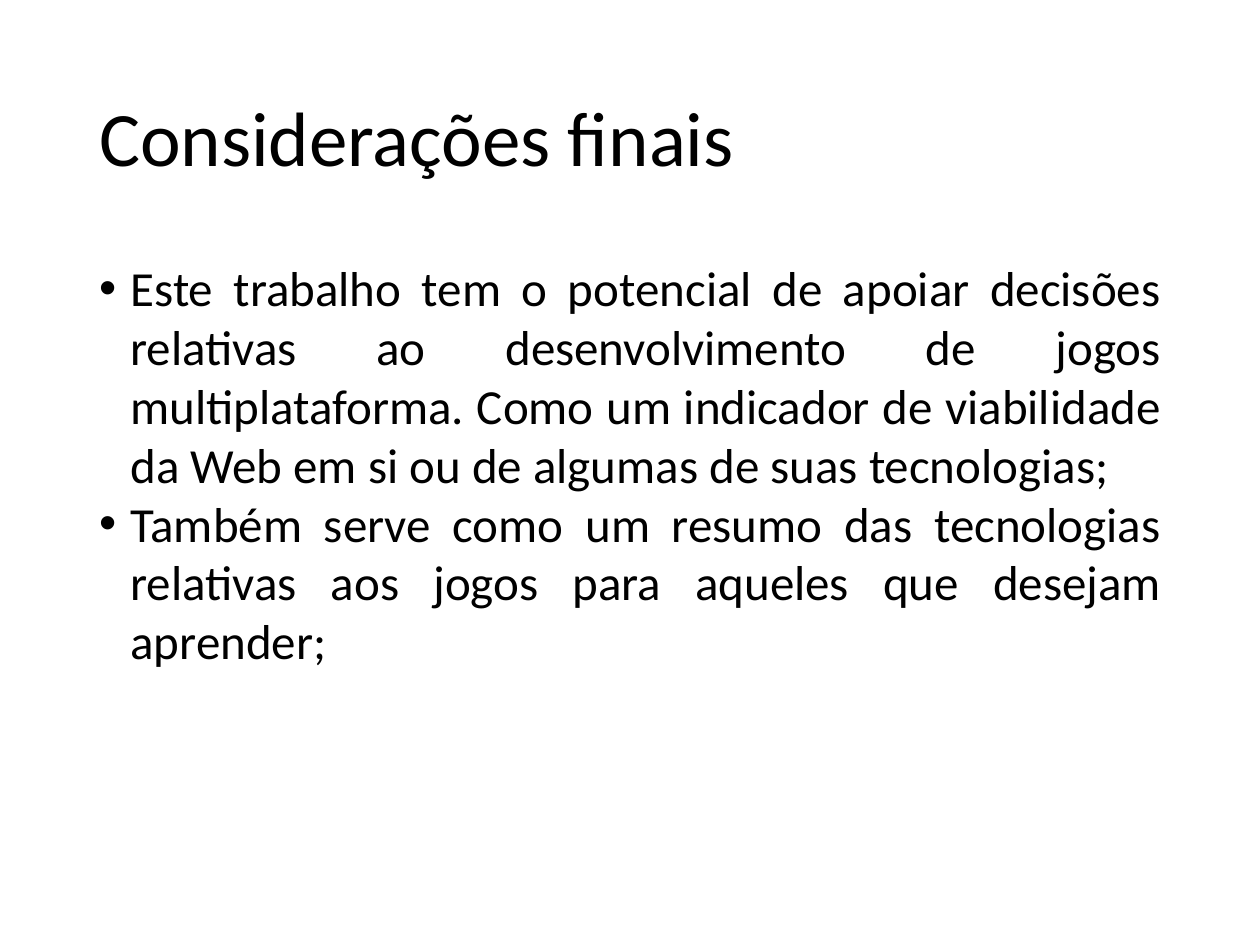
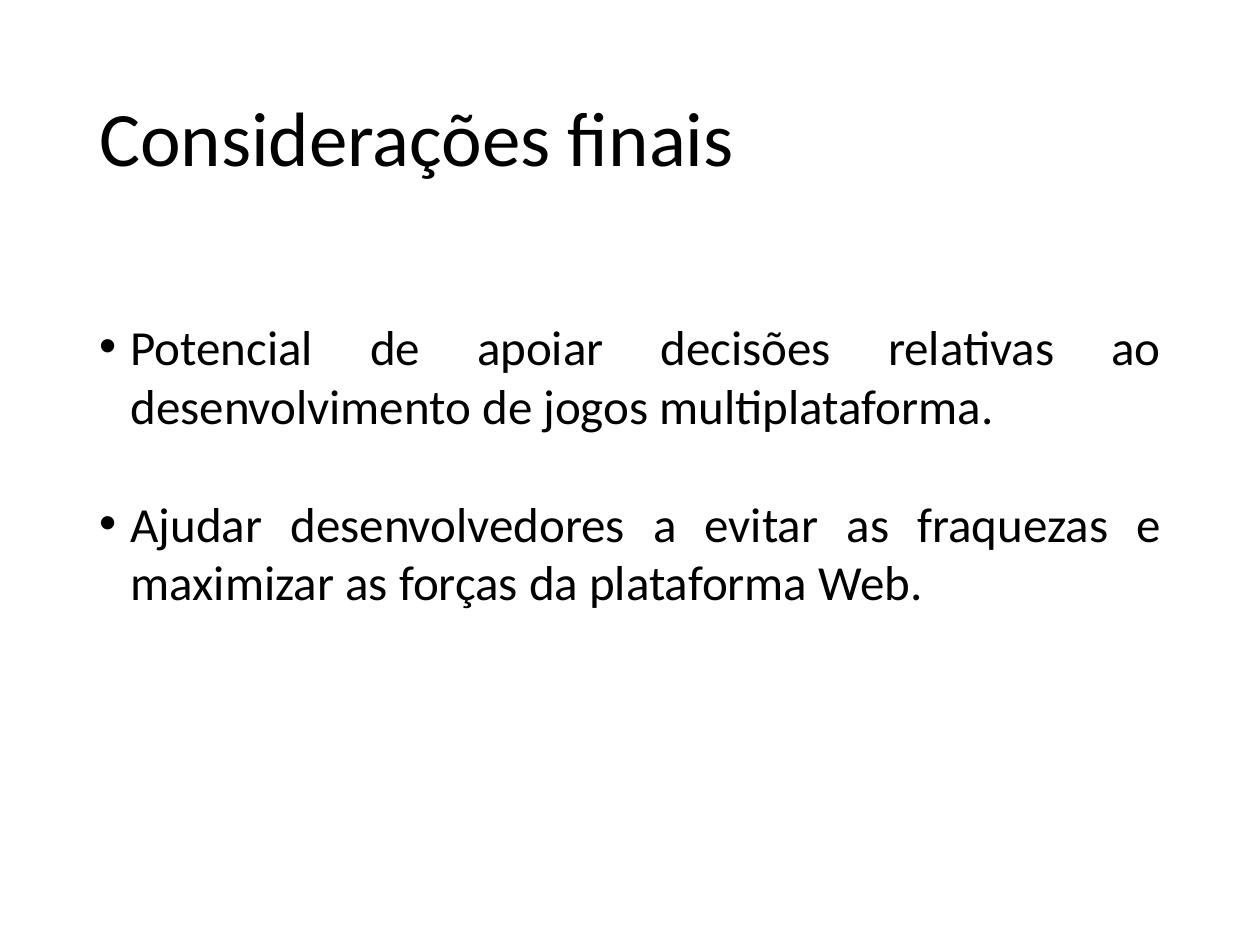
Before and after one commit to jeanCarloMachado/htmlLimitations, a slide deck: slide 25 of LimitacoesHTMLJogosMultiplataforma.odp (slide 27 before the commit). Drawn at 1260x945 pixels with LibreOffice and Linux fonts; fonts in the diff are those of the drawing; background and template pictures are left out. Boxes give left, top, right and bottom in pixels: in the first picture for what was removed or moved away, otherwise in the second. Text is boxed around its words. In the diff, an @@ line names an element or a change of style, - is before the commit and + after.

Commit message:
improved presentation

```diff
--- a/LimitacoesHTMLJogosMultiplataforma.odp
+++ b/LimitacoesHTMLJogosMultiplataforma.odp
@@ text at <box>131,331,1160,609</box>: text changed @@
-• Este trabalho tem o potencial de apoiar decisões relativas ao desenvolvimento de jogos multiplataforma. Como um indicador de viabilidade da Web em si ou de algumas de suas tecnologias;
-• Também serve como um resumo das tecnologias relativas aos jogos para aqueles que desejam aprender;
+• Potencial de apoiar decisões relativas ao desenvolvimento de jogos multiplataforma.
+• Ajudar desenvolvedores a evitar as fraquezas e maximizar as forças da plataforma Web.
```
Also in this commit, not shown: 10 other slides changed, 3 slides removed, 1 other file.
